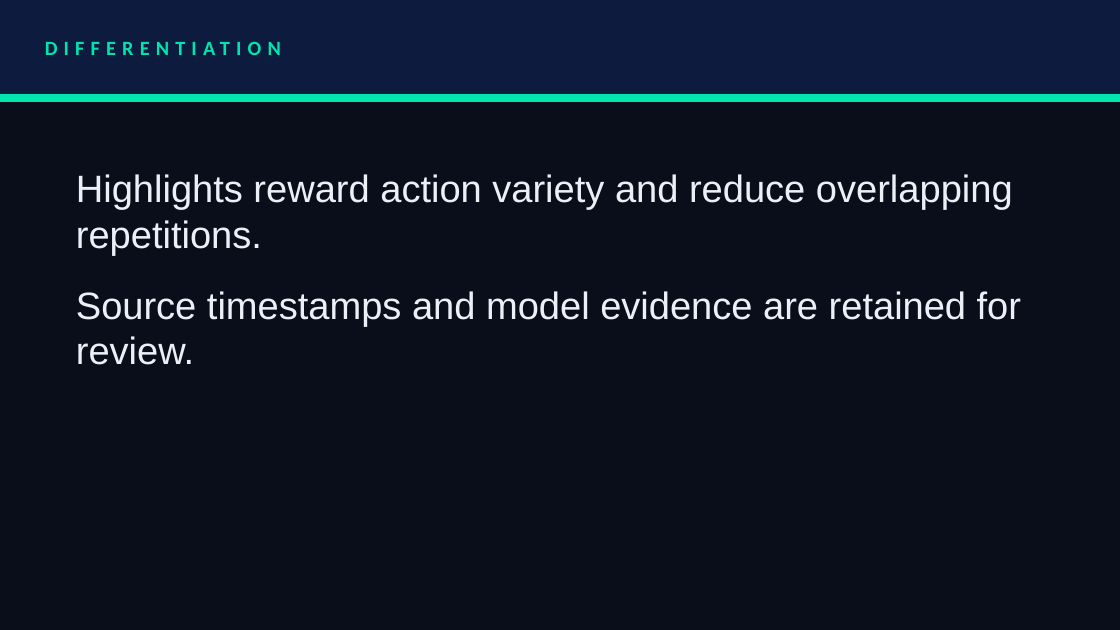
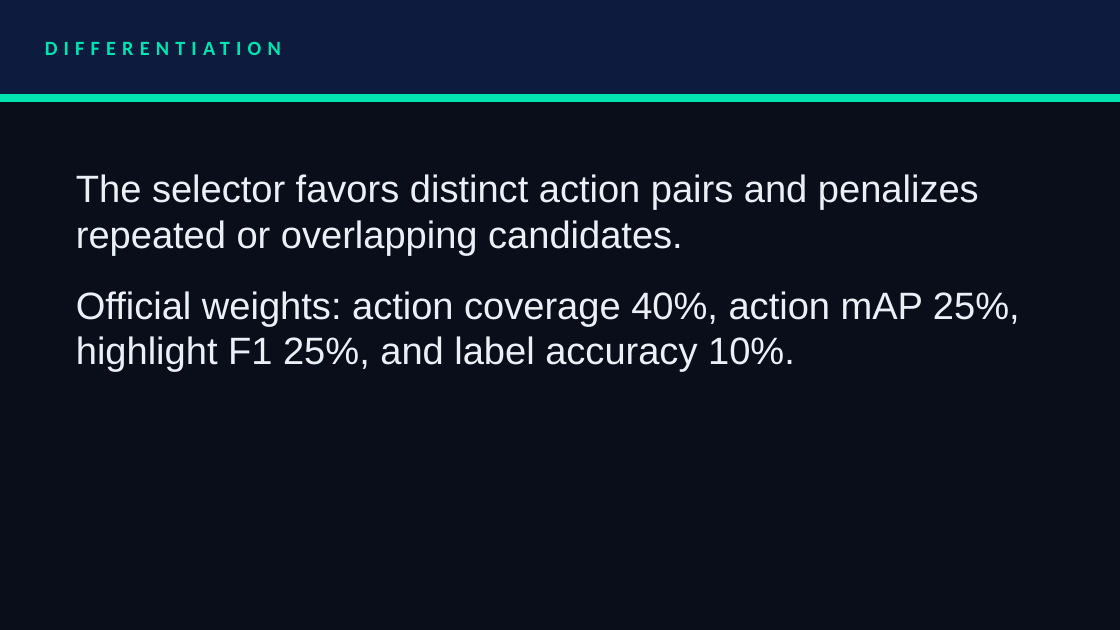
Before and after one commit to ArhamChoudhary-ui/DentiLens, a slide deck: slide 6 of reference/submission/DentiLens-Track4-Presentation.pptx. Drawn at 1120x630 pixels with LibreOffice and Linux fonts; fonts in the diff are those of the drawing. Boxes give left, top, right and bottom in pixels: in the first picture for what was removed or moved away, otherwise in the second. Text is boxed around its words. In the diff, an @@ line names an element or a change of style, - is before the commit and + after.

```diff
--- a/reference/submission/DentiLens-Track4-Presentation.pptx
+++ b/reference/submission/DentiLens-Track4-Presentation.pptx
@@ text at (76, 174, 1020, 372): text changed @@
-Highlights reward action variety and reduce overlapping repetitions.
-Source timestamps and model evidence are retained for review.
+The selector favors distinct action pairs and penalizes repeated or overlapping candidates.
+Official weights: action coverage 40%, action mAP 25%, highlight F1 25%, and label accuracy 10%.
```
Also in this commit, not shown: 5 other slides changed, 18 other files.
